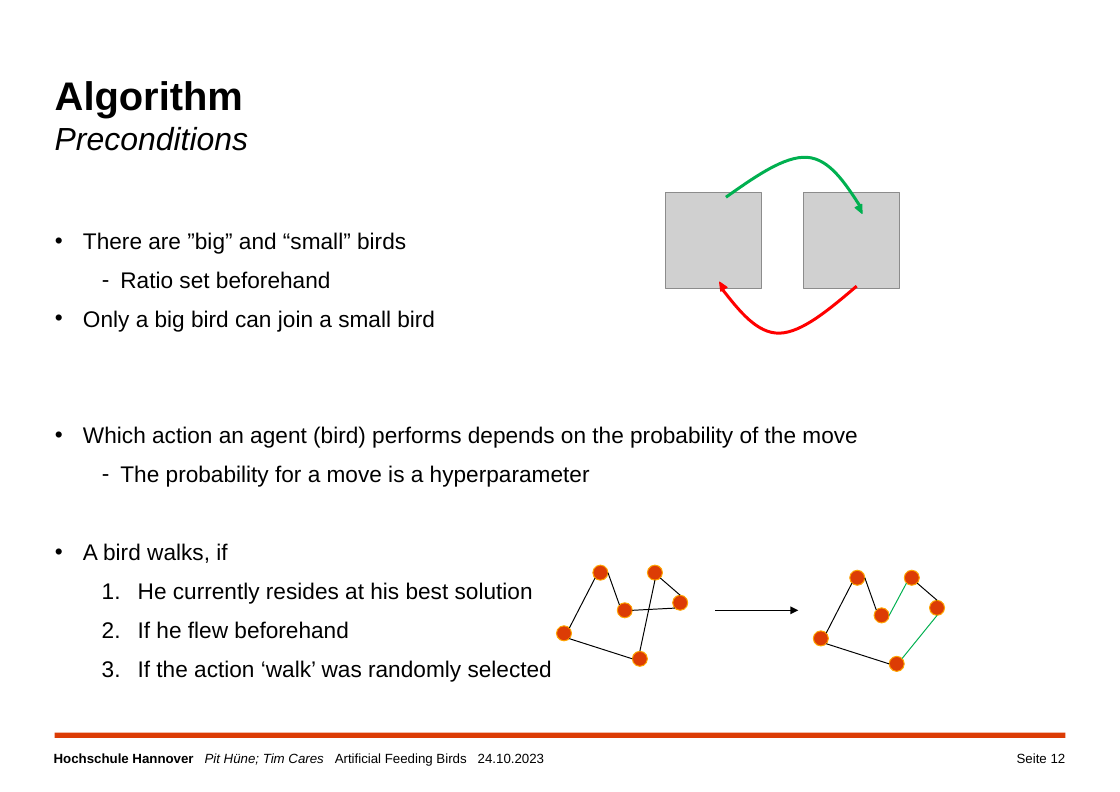
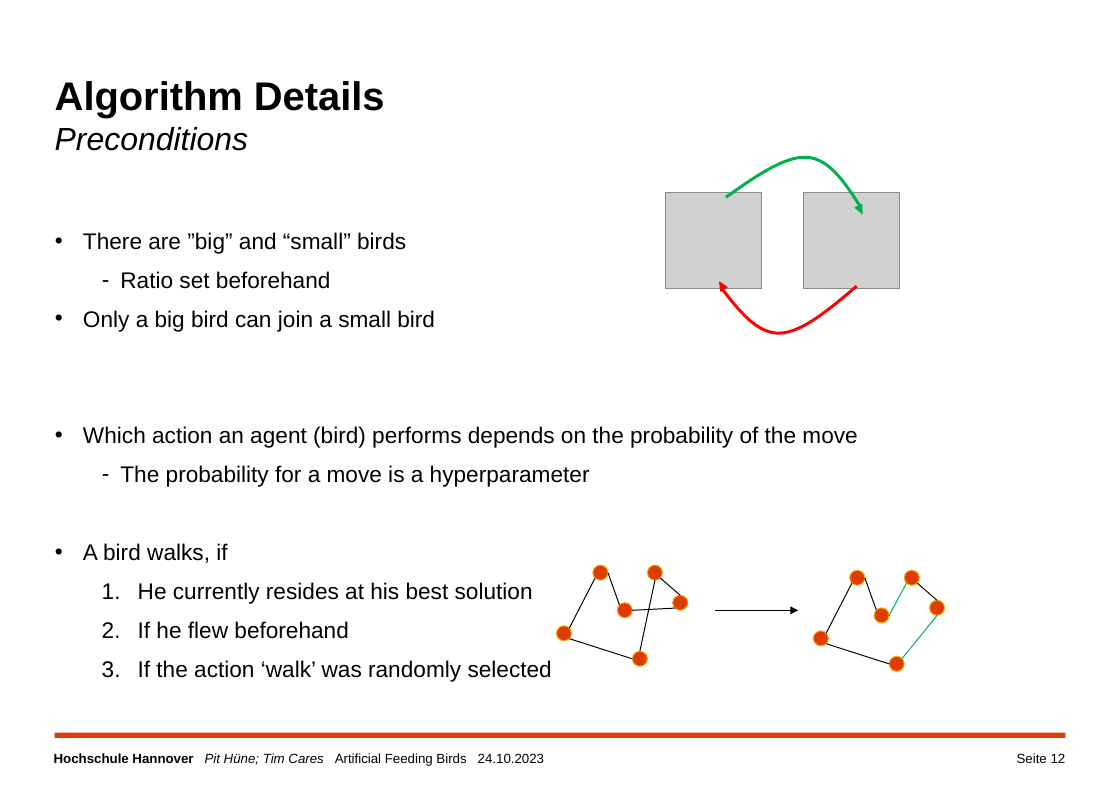
Before and after one commit to TimCares/AFB-Metaheuristic, a slide deck: slide 12 of doc/algorithm.pptx. Drawn at 1120x792 pixels with LibreOffice and Linux fonts; fonts in the diff are those of the drawing; grey boxes stand for pictures; background and template pictures are left out. Boxes give left, top, right and bottom in pixels: in the first picture for what was removed or moved away, otherwise in the second. Text is boxed around its words. In the diff, an @@ line names an element or a change of style, - is before the commit and + after.

```diff
--- a/doc/algorithm.pptx
+++ b/doc/algorithm.pptx
@@ title at <box>55,81,385,151</box>: text changed; size 24 to 30 pt; bold on; italic off @@
-Algorithm
-Preconditions
+Algorithm Details
+Preconditions
```
Also in this commit, not shown: 7 other slides changed, 2 slides removed, 1 other file.
